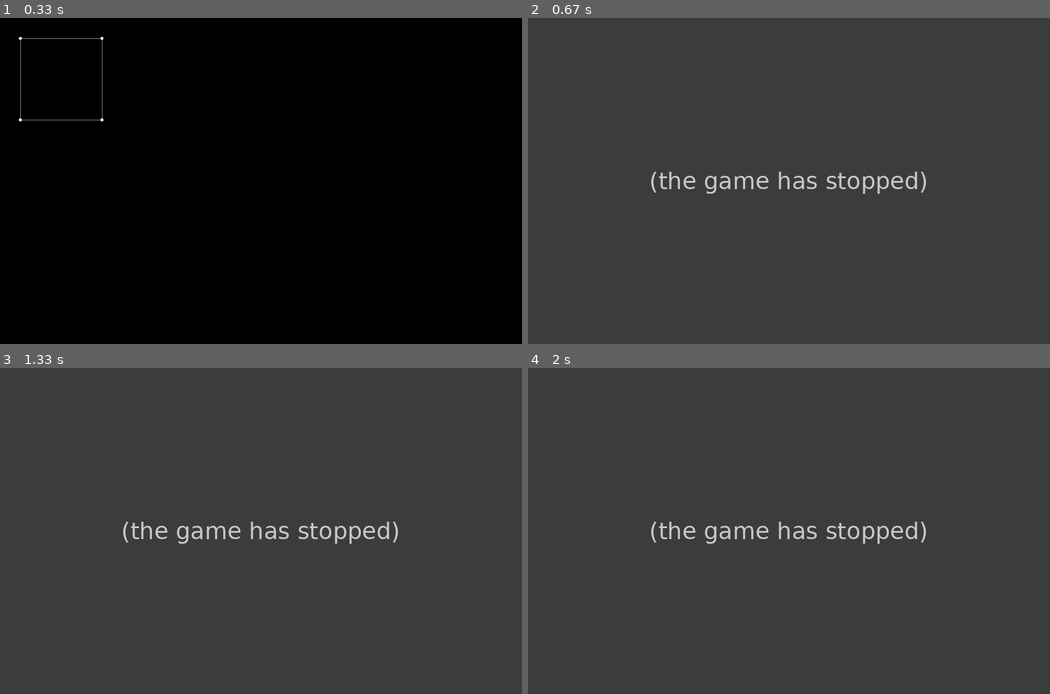
Above: before the commit, frames 1-4 (two rows, left to right).
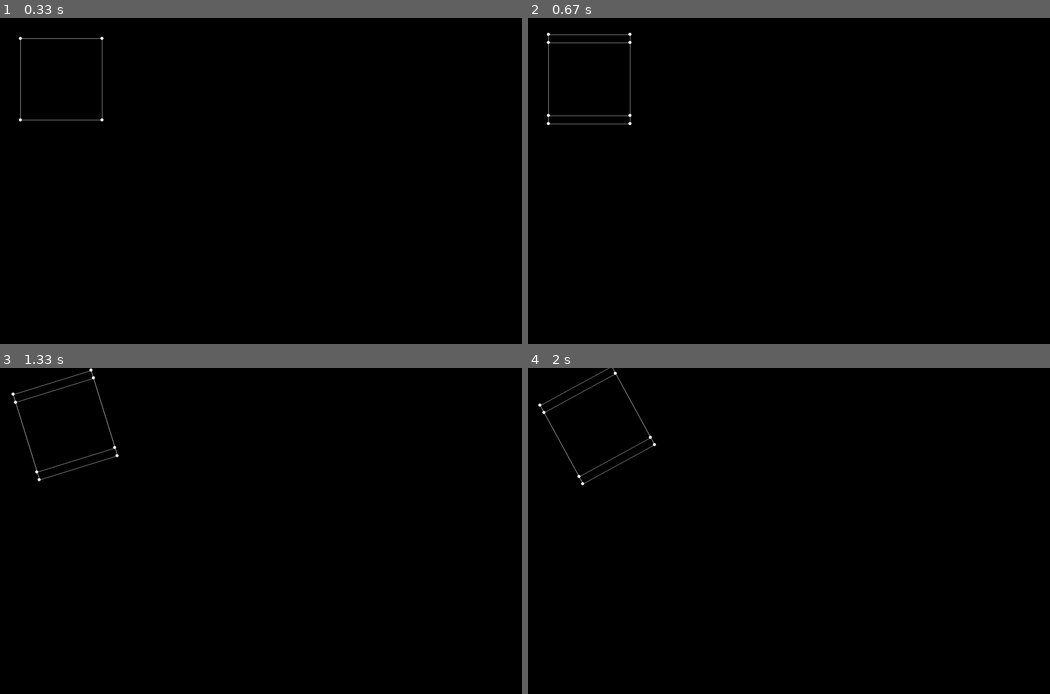
Above: after the commit, the same moments.

Repository: fusionzz/Python-Graphics
Game: pygame game, started from 3D_Graphics_with_Pygame_Matrices/projection_viewer.py
Same seed, same stepped clock (60 frames per second), same inputs: the game is played once before the commit and once after it.
Inputs:
- Up to frame 1 (0.33 s): no input
- Up to frame 2 (0.67 s): tap W at 0.33 s
- Up to frame 3 (1.33 s): hold Right 0.67-1.13 s; tap Z at 0.73, 1.03, 1.23 s; tap = at 0.82 s; hold Up from 1.17 s (still down); tap - at 1.32 s
- Up to frame 4 (2 s): release Up at 1.47 s; hold Right 1.5-1.97 s; tap Z at 1.57, 1.87 s

Frame 1 is identical in both runs. In frame 2, 100% of the frame differs, in the area x 0-100%, y 0-100%; in frame 3, 100%; in frame 4, 100%.
Error before the commit: AttributeError: 'numpy.ndarray' object has no attribute 'z' (wireframe.py line 266); the game stopped at 0.33 s (later frames are placeholders)

Commit message:
everything updated to matrices!

Diff:
--- a/3D_Graphics_with_Pygame_Matrices/projection_viewer.py
+++ b/3D_Graphics_with_Pygame_Matrices/projection_viewer.py
@@ -72,9 +72,10 @@
         for wireframe in self.wireframes.values():
             wireframe.autoScale(sx=scale, sy=scale, sz=scale)
 
-
+    """
+    #DEPRACATED
     def rotateAll(self, axis, theta):
-        """Rotate all wireframe about their center along a given axis by theta"""
+        #Rotate all wireframe about their center along a given axis by theta
 
         rotateFunction = 'rotate' + axis
 
@@ -82,6 +83,14 @@
             center = wireframe.findCenter()
             #calls the appropriate rotate function of the wireframe
             getattr(wireframe, rotateFunction)(center, theta)
+    """
+
+    def rotateAll(self, axis, radians):
+        """Rotate all wireframes about given axis by radians"""
+
+        rotateFunction = 'rotate' + axis
+        for wireframe in self.wireframes.values():
+            getattr(wireframe, rotateFunction)(radians)
 
 
     def display(self):
--- a/3D_Graphics_with_Pygame_Matrices/wireframe.py
+++ b/3D_Graphics_with_Pygame_Matrices/wireframe.py
@@ -227,14 +227,17 @@
             [0, 0, 0, 1]
         ])
 
+    def toCenterAndBack(self, matrix):
+        """translates object to center, applies transformation matrix, translates back"""
+        center_coords = self.findCenter()
+        self.transform(Wireframe.translationMatrix(*[-x for x in center_coords]))
+        self.transform(matrix)
+        self.transform(Wireframe.translationMatrix(*center_coords))
+
+
     def autoScale(self, sx=0, sy=0, sz=0) -> None:
         scaleMatrix = Wireframe.scaleMatrix(sx, sy, sz)
-        center_coords = self.findCenter()
-        centerMatrixNeg = Wireframe.translationMatrix(*[-x for x in center_coords])
-        centerMatrix = Wireframe.translationMatrix(*center_coords)
-        self.transform(centerMatrixNeg)
-        self.transform(scaleMatrix)
-        self.transform(centerMatrix)
+        self.toCenterAndBack(scaleMatrix)
 
 
     """
@@ -244,8 +247,9 @@
     https://www.petercollingridge.co.uk/tutorials/3d/pygame/rotation/
     """
 
+    """
+    #DEPRACATED FOR ALL
     def rotateZ(self, center:list[float], radians:float) -> None:
-        """rotate on z axis around center by radians"""
 
         center_x, center_y, center_z = center
 
@@ -258,7 +262,6 @@
             node.y = center_y + d * np.sin(theta)
 
     def rotateX(self, center:list[float], radians:float) -> None:
-        """rotate on x axis around center by radians"""
 
         center_x, center_y, center_z = center
 
@@ -271,7 +274,6 @@
             node.y = center_y + d * np.sin(theta)
 
     def rotateY(self, center:list[float], radians:float) -> None:
-        """rotate on y axis around center by radians"""
 
         center_x, center_y, center_z = center
 
@@ -282,3 +284,49 @@
             theta = np.arctan2(x, z) + radians
             node.x = center_x + d * np.sin(theta)
             node.z = center_z + d * np.cos(theta)
+    """
+
+    def rotateXMatrix(radians):
+        c = np.cos(radians)
+        s = np.sin(radians)
+
+        return np.array([
+            [1, 0, 0, 0],
+            [0, c, -s, 0],
+            [0, s, c, 0],
+            [0, 0, 0, 1]
+        ])
+
+    def rotateYMatrix(radians):
+        c = np.cos(radians)
+        s = np.sin(radians)
+
+        return np.array([
+            [c, 0, s, 0],
+            [0, 1, 0, 0],
+            [-s, 0, c, 0],
+            [0, 0, 0, 1]
+        ])
+
+    def rotateZMatrix(radians):
+        c = np.cos(radians)
+        s = np.sin(radians)
+
+        return np.array([
+            [c, -s, 0, 0],
+            [s, c, 0, 0],
+            [0, 0, 1, 0],
+            [0, 0, 0, 1]
+        ])
+
+    def rotateX(self, radians):
+        rotateMatrix = Wireframe.rotateXMatrix(radians)
+        self.toCenterAndBack(rotateMatrix)
+
+    def rotateY(self, radians):
+        rotateMatrix = Wireframe.rotateYMatrix(radians)
+        self.toCenterAndBack(rotateMatrix)
+
+    def rotateZ(self, radians):
+        rotateMatrix = Wireframe.rotateZMatrix(radians)
+        self.toCenterAndBack(rotateMatrix)
